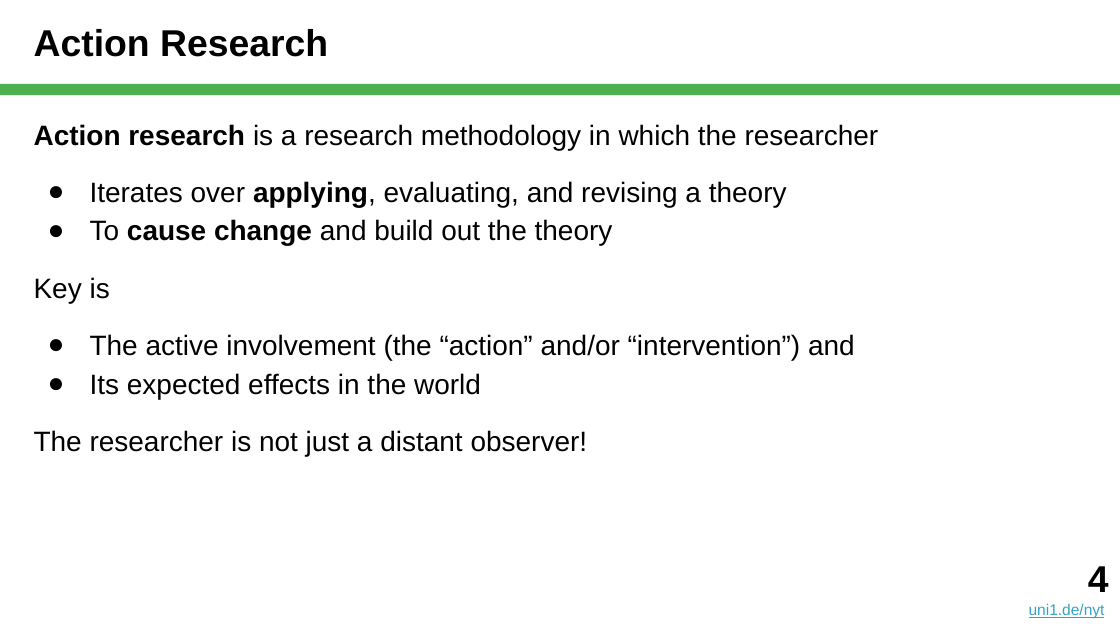
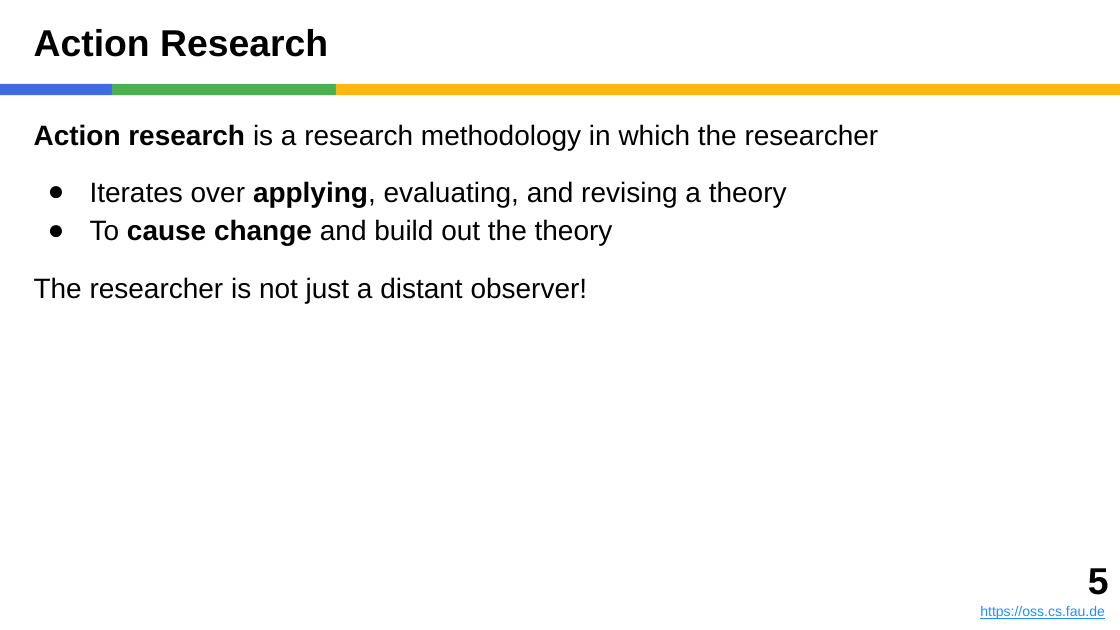
Before and after one commit to dirkriehle/nyt-course, a slide deck: slide 5 of Lecture slides/NYT C04 - Action Research.pptx (slide 4 before the commit). Drawn at 1120x630 pixels with LibreOffice and Linux fonts; fonts in the diff are those of the drawing. Boxes give left, top, right and bottom in pixels: in the first picture for what was removed or moved away, otherwise in the second. Text is boxed around its words. In the diff, an @@ line names an element or a change of style, - is before the commit and + after.

```diff
--- a/Lecture slides/NYT C04 - Action Research.pptx
+++ b/Lecture slides/NYT C04 - Action Research.pptx
@@ rectangle added at (x1=0, y1=84, x2=112, y2=95), fill #4169E1 @@
@@ rectangle added at (x1=112, y1=84, x2=336, y2=95), fill #4CAF50 @@
@@ rectangle resized from (x1=0, y1=84, x2=1120, y2=95) to (x1=336, y1=84, x2=1120, y2=95) @@
@@ rectangle at (x1=336, y1=84, x2=1120, y2=95): fill #4CAF50 to #FEB612 @@
@@ text at (x1=34, y1=277, x2=855, y2=399): paragraphs removed @@
-Key is
-● The active involvement (the “action” and/or “intervention”) and
-● Its expected effects in the world
@@ text added at (x1=980, y1=568, x2=1109, y2=619), 9 pt, text #1E90FF, underline @@
+5
+https://oss.cs.fau.de
@@ text removed at (x1=1029, y1=566, x2=1109, y2=619) @@
-4
-uni1.de/nyt
```
Also in this commit, not shown: 52 other slides changed, 1 slide added, 2 other files.
